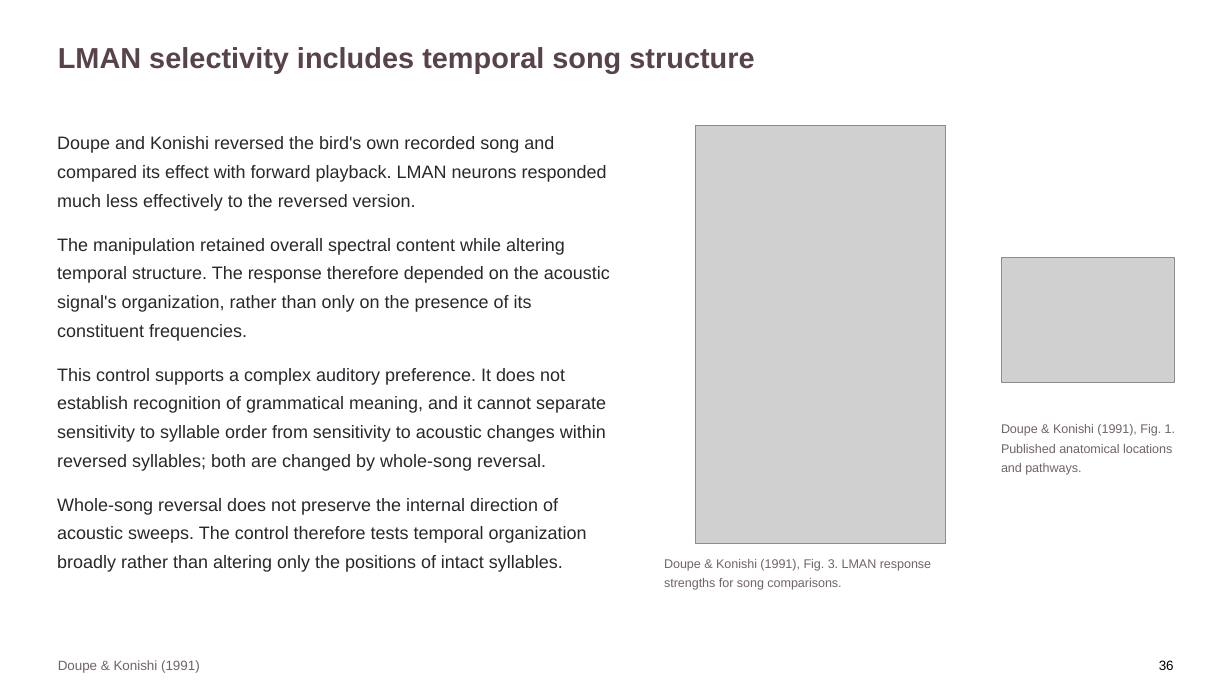
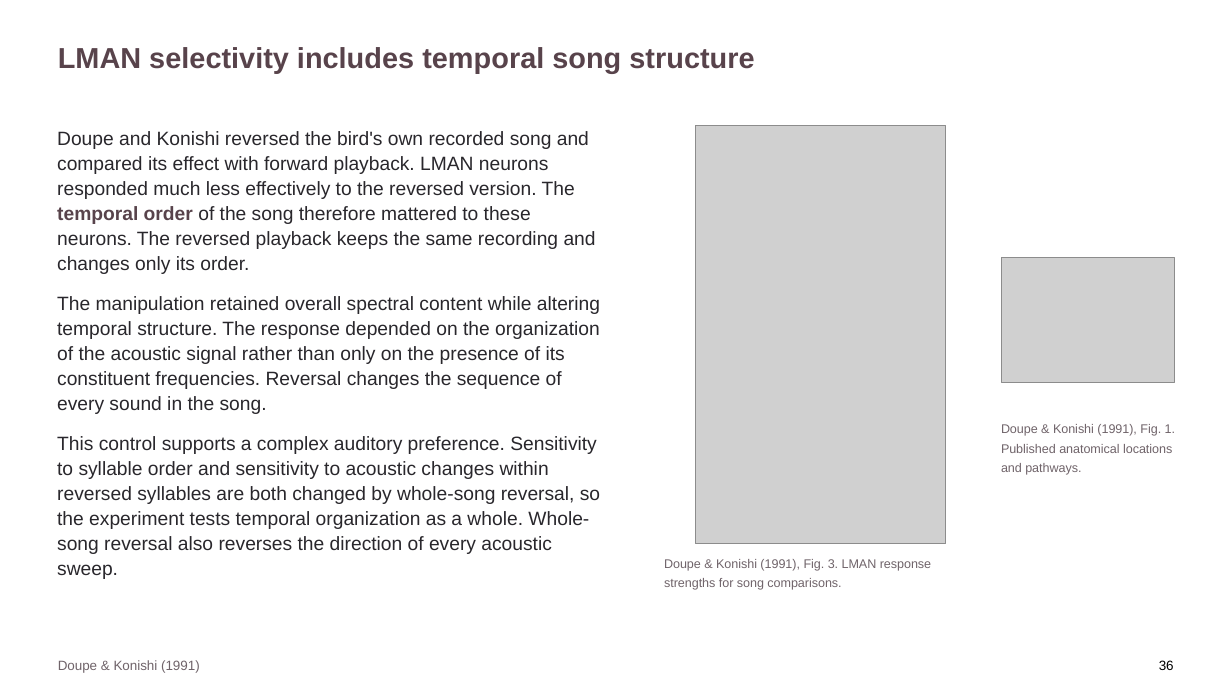
Before and after one commit to jordanxxlopez/NEUROETHOLOGY, a slide deck: slide 47 of scaffolded/Neuroethology_Lecture33_FA2026_SCAFFOLDED.pptx. Drawn at 1232x693 pixels with LibreOffice and Linux fonts; fonts in the diff are those of the drawing; grey boxes stand for pictures. Boxes give left, top, right and bottom in pixels: in the first picture for what was removed or moved away, otherwise in the second. Text is boxed around its words. In the diff, an @@ line names an element or a change of style, - is before the commit and + after.

```diff
--- a/scaffolded/Neuroethology_Lecture33_FA2026_SCAFFOLDED.pptx
+++ b/scaffolded/Neuroethology_Lecture33_FA2026_SCAFFOLDED.pptx
@@ text at (57,131,600,579): text changed; size 14 to 15 pt @@
-Doupe and Konishi reversed the bird's own recorded song and compared its effect with forward playback. LMAN neurons responded much less effectively to the reversed version.
-The manipulation retained overall spectral content while altering temporal structure. The response therefore depended on the acoustic signal's organization, rather than only on the presence of its constituent frequencies.
-This control supports a complex auditory preference. It does not establish recognition of grammatical meaning, and it cannot separate sensitivity to syllable order from sensitivity to acoustic changes within reversed syllables; both are changed by whole-song reversal.
-Whole-song reversal does not preserve the internal direction of acoustic sweeps. The control therefore tests temporal organization broadly rather than altering only the positions of intact syllables.
+Doupe and Konishi reversed the bird's own recorded song and compared its effect with forward playback. LMAN neurons responded much less effectively to the reversed version. The temporal order of the song therefore mattered to these neurons. The reversed playback keeps the same recording and changes only its order.
+The manipulation retained overall spectral content while altering temporal structure. The response depended on the organization of the acoustic signal rather than only on the presence of its constituent frequencies. Reversal changes the sequence of every sound in the song.
+This control supports a complex auditory preference. Sensitivity to syllable order and sensitivity to acoustic changes within reversed syllables are both changed by whole-song reversal, so the experiment tests temporal organization as a whole. Whole-song reversal also reverses the direction of every acoustic sweep.
```
Also in this commit, not shown: 57 other slides changed, 12 other files.
